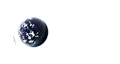
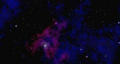
Layers edited between the first and the second 120x64 image:
hid "Layer", painted on it over [0, 0, 120, 64]
renamed "aquilo.png" to "Layer #2", showed it, moved it above "Layer #1", painted on it over [0, 0, 120, 64]
hid "Layer #1", painted on it over [12, 2, 119, 48]
